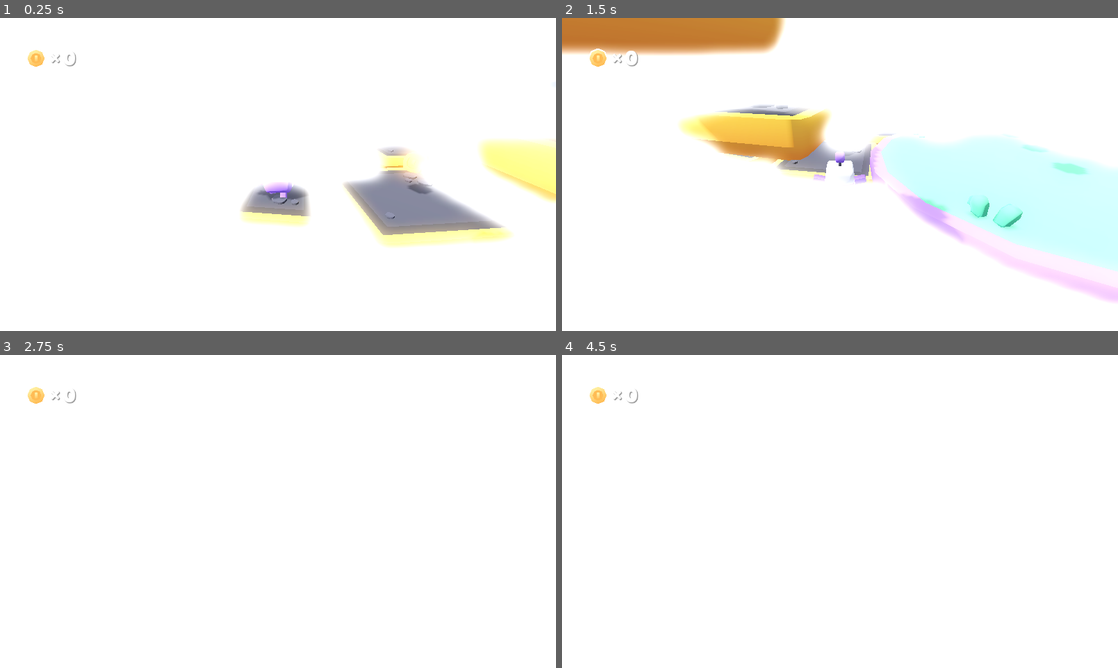
Above: before the commit, frames 1-4 (two rows, left to right).
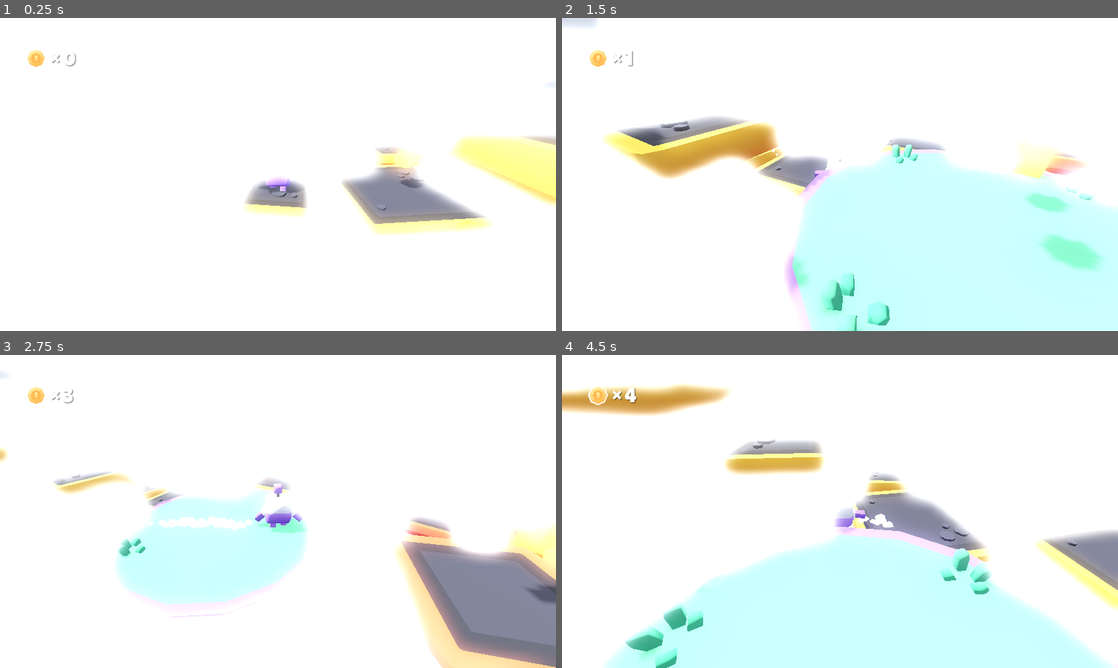
Above: after the commit, the same moments.

Repository: oxeg/GodotPlatformer
Game: Godot game, scene res://scenes/main.tscn
Same seed, same stepped clock (60 frames per second), same inputs: the game is played once before the commit and once after it.
Inputs (mouse positions are in pixels of both pictures, inside the frame that each line leads up to):
- Up to frame 1 (0.25 s): no input
- Up to frame 2 (1.5 s): move the mouse to (962, 158) at 0.52 s; hold D (move_right) 0.53-1.28 s; hold Right mouse button (mouse_look_activated, bound only after … 0.53-1.28 s; tap Space (jump) at 0.77 s; move the mouse to (728, 190) at 1.27 s; hold S (move_back) from 1.28 s (still down); tap Down (camera_down) at 1.35 s
- Up to frame 3 (2.75 s): tap Space (jump) at 1.52 s; right-click (166, 527) at 1.55 s; move the mouse to (333, 442) at 2.02 s; release S (move_back) at 2.03 s; hold D (move_right) from 2.03 s (still down); hold Right mouse button (mouse_look_activated, bound only after … from 2.03 s (still down); tap Left (camera_left) at 2.1 s
- Up to frame 4 (4.5 s): move the mouse to (812, 574) at 2.77 s; release D (move_right) at 2.78 s; release Right mouse button (mouse_look_activated, bound only after … at 2.78 s; hold W (move_forward) 2.78-3.53 s; tap Right (camera_right) at 2.85 s; tap Space (jump) at 3.02, 3.77 s; right-click (812, 574) at 3.05 s; move the mouse to (1006, 558) at 3.52 s; hold Right mouse button (mouse_look_activated, bound only after … 3.53-4.28 s; hold A (move_left) from 3.53 s (still down); tap Up (camera_up) at 3.6 s; move the mouse to (673, 464) at 4.27 s; right-click (673, 464) at 4.35 s

The runs differ from the first frame. In frame 1, 4.9% of the frame differs, in the area x 43-100%, y 37-74%; in frame 2, 38%, in the area x 0-100%, y 0-100%; in frame 3, 20%; in frame 4, 34%.

Commit message:
mouse look with right button pressed

Diff:
--- a/objects/player.tscn
+++ b/objects/player.tscn
@@ -74,9 +74,10 @@
 pitch_scale = 1.25
 autoplay = true
 
-[node name="CameraPivot" type="Node3D" parent="."]
+[node name="CameraCenter" type="Node3D" parent="."]
 
-[node name="Camera3D" type="Camera3D" parent="CameraPivot"]
-transform = Transform3D(-1, -4.58697e-14, -8.74228e-08, -3.71828e-08, 0.905042, 0.425321, 7.91213e-08, 0.425321, -0.905042, 0, 2.47926, -4.15456)
+[node name="Camera3D" type="Camera3D" parent="CameraCenter"]
+transform = Transform3D(-1, -3.69464e-08, 7.92319e-08, 3.16108e-16, 0.906307, 0.422618, -8.74228e-08, 0.422618, -0.906307, 2.08165e-12, 2.5, -4.5)
+current = true
 
 [editable path="Character"]
--- a/project.godot
+++ b/project.godot
@@ -99,6 +99,11 @@
 , Object(InputEventJoypadMotion,"resource_local_to_scene":false,"resource_name":"","device":-1,"axis":4,"axis_value":1.0,"script":null)
 ]
 }
+mouse_look_activated={
+"deadzone": 0.5,
+"events": [Object(InputEventMouseButton,"resource_local_to_scene":false,"resource_name":"","device":-1,"window_id":0,"alt_pressed":false,"shift_pressed":false,"ctrl_pressed":false,"meta_pressed":false,"button_mask":0,"position":Vector2(0, 0),"global_position":Vector2(0, 0),"factor":1.0,"button_index":2,"canceled":false,"pressed":false,"double_click":false,"script":null)
+]
+}
 
 [rendering]
 
--- a/scripts/player.gd
+++ b/scripts/player.gd
@@ -103,12 +103,17 @@
 	move_and_slide()
 
 
-# Rotation
+# Mouse Look
 func _input(event):
+	if not Input.is_action_pressed("mouse_look_activated"):
+		Input.set_mouse_mode(Input.MOUSE_MODE_VISIBLE)
+		return
+	Input.set_mouse_mode(Input.MOUSE_MODE_CAPTURED)
+
 	if event is InputEventMouseMotion:
 		rotation.y -= event.relative.x / mouse_sensitivity
 
-		$CameraPivot.rotation.x += event.relative.y / mouse_sensitivity
+		$CameraCenter.rotation.x += event.relative.y / mouse_sensitivity
 
 # Handle gravity
 func handle_gravity(delta):
